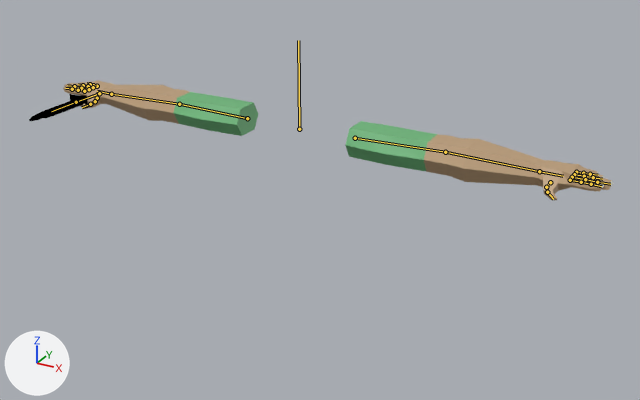
A saved change to the Blender file player/player Anims Knife.blend.
Camera for both pictures: a 50 mm camera at (1.371, -2.357, 0.947) aimed at (0.075, 0.0, -0.232). Every picture has the same lights, and +X, +Y and +Z are marked at lower left. The bones that bend it are drawn over the model as lines.

Names of what the first picture shows: 'Human Arms Model', 'Knife Model'.
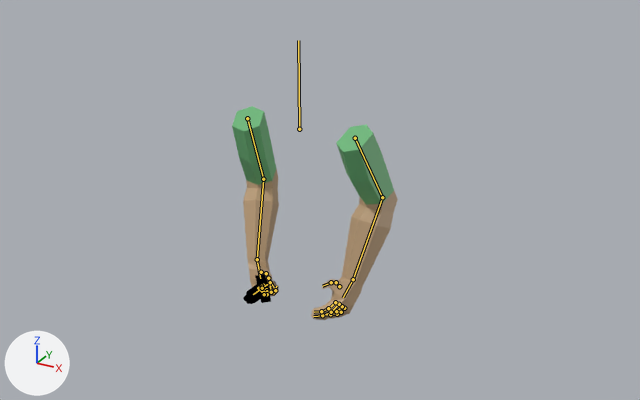
The newer file adds an action. The first version stands in its rest pose; the second is drawn at frame 25 of the action 'Knife Down'.

Location of each change, (x1, y1, x2, y2) in pixels of the pictures (640 x 400 px):
'Human Arms Model', posed (70% narrower, 78% taller): before (63, 80, 613, 200); after (232, 106, 398, 320)
'Knife Model', posed: before (29, 94, 88, 121); after (243, 274, 276, 304)
bone 'Pinky1.L', root to tip: before (576, 172) to (583, 173); after (344, 308) to (341, 312)
bone 'Pinky2.L', root to tip: before (583, 173) to (590, 174); after (341, 312) to (337, 314)
bone 'Pinky3.L', root to tip: before (590, 174) to (598, 175); after (337, 314) to (331, 314)
bone 'Ring1.L', root to tip: before (574, 174) to (584, 176); after (342, 306) to (336, 311)
bone 'Ring2.L', root to tip: before (584, 176) to (593, 177); after (336, 311) to (330, 314)
bone 'Ring3.L', root to tip: before (593, 177) to (602, 179); after (330, 314) to (324, 315)
bone 'Middle1.L', root to tip: before (572, 177) to (585, 179); after (339, 304) to (331, 312)
bone 'Middle2.L', root to tip: before (585, 179) to (597, 182); after (331, 312) to (322, 315)
bone 'Middle3.L', root to tip: before (597, 182) to (610, 184); after (322, 315) to (313, 316)
bone 'Index1.L', root to tip: before (570, 180) to (581, 182); after (335, 302) to (328, 308)
bone 'Index2.L', root to tip: before (581, 182) to (591, 184); after (328, 308) to (321, 311)
bone 'Index3.L', root to tip: before (591, 184) to (601, 186); after (321, 311) to (314, 312)
bone 'Pinky1.R', root to tip: before (97, 86) to (93, 85); after (263, 285) to (266, 289)
bone 'Pinky2.R', root to tip: before (93, 85) to (90, 84); after (266, 289) to (271, 291)
bone 'Pinky3.R', root to tip: before (90, 84) to (86, 83); after (271, 291) to (276, 290)
bone 'Ring1.R', root to tip: before (93, 87) to (88, 86); after (261, 286) to (267, 291)
bone 'Ring2.R', root to tip: before (88, 86) to (83, 85); after (267, 291) to (273, 292)
bone 'Ring3.R', root to tip: before (83, 85) to (78, 84); after (273, 292) to (276, 286)
bone 'Middle1.R', root to tip: before (89, 89) to (81, 88); after (259, 287) to (267, 294)
bone 'Middle2.R', root to tip: before (81, 88) to (74, 86); after (267, 294) to (275, 290)
bone 'Middle3.R', root to tip: before (74, 86) to (67, 85); after (275, 290) to (270, 281)
bone 'Index1.R', root to tip: before (84, 91) to (78, 90); after (258, 288) to (264, 294)
bone 'Index2.R', root to tip: before (78, 90) to (72, 89); after (264, 294) to (271, 292)
bone 'Index3.R', root to tip: before (72, 89) to (65, 88); after (271, 292) to (269, 283)
bone 'Thumb1.R', root to tip: before (97, 98) to (95, 101); after (261, 272) to (266, 273)

What the commit changed:
Bone 'Pinky1.L' (bone_pinky1_l) moves from (0.0, 0.0, 0.0) to (0.002, 0.0, 0.0).
Bone 'Pinky1.L' (bone_pinky1_l) turns from (0, 0, 0) to (0, 0, -20) degrees about its own x, y and z.
Bone 'Pinky2.L' (bone_pinky2_l) moves from (0.0, 0.0, 0.0) to (-0.001, 0.0, 0.0).
Bone 'Pinky2.L' (bone_pinky2_l) turns from (0, 0, 0) to (0, 0, -20) degrees about its own x, y and z.
Bone 'Pinky3.L' (bone_pinky3_l) moves from (0.0, 0.0, 0.0) to (-0.004, 0.0, 0.0).
Bone 'Pinky3.L' (bone_pinky3_l) turns from (0, 0, 0) to (0, 0, -20) degrees about its own x, y and z.
Bone 'Ring1.L' (bone_ring1_l) turns from (0, 0, 0) to (0, 0, -20) degrees about its own x, y and z.
Bone 'Ring2.L' (bone_ring2_l) turns from (0, 0, 0) to (0, 0, -20) degrees about its own x, y and z.
Bone 'Ring3.L' (bone_ring3_l) moves from (0.0, 0.0, 0.0) to (-0.001, 0.0, 0.0).
Bone 'Ring3.L' (bone_ring3_l) turns from (0, 0, 0) to (0, 0, -20) degrees about its own x, y and z.
Bone 'Middle1.L' (bone_middle1_l) turns from (0, 0, 0) to (0, 0, -20) degrees about its own x, y and z.
Bone 'Middle2.L' (bone_middle2_l) moves from (0.0, 0.0, 0.0) to (0.003, 0.0, 0.0).
Bone 'Middle2.L' (bone_middle2_l) turns from (0, 0, 0) to (0, 0, -20) degrees about its own x, y and z.
Bone 'Middle3.L' (bone_middle3_l) moves from (0.0, 0.0, 0.0) to (0.005, 0.0, 0.0).
Bone 'Middle3.L' (bone_middle3_l) turns from (0, 0, 0) to (0, 0, -20) degrees about its own x, y and z.
Bone 'Index1.L' (bone_index1_l) turns from (0, 0, 0) to (0, 0, -20) degrees about its own x, y and z.
Bone 'Index2.L' (bone_index2_l) moves from (0.0, 0.0, 0.0) to (0.001, 0.0, 0.0).
Bone 'Index2.L' (bone_index2_l) turns from (0, 0, 0) to (0, 0, -20) degrees about its own x, y and z.
Bone 'Index3.L' (bone_index3_l) moves from (0.0, 0.0, 0.0) to (0.002, 0.0, 0.0).
Bone 'Index3.L' (bone_index3_l) turns from (0, 0, 0) to (0, 0, -20) degrees about its own x, y and z.
Bone 'Pinky1.R' (bone_pinky1_r) moves from (0.0, 0.0, 0.0) to (-0.002, -0.001, 0.0).
Bone 'Pinky1.R' (bone_pinky1_r) turns from (0, 0, 0) to (0, 0, 26) degrees about its own x, y and z.
Bone 'Pinky2.R' (bone_pinky2_r) turns from (0, 0, 0) to (0, 0, 26) degrees about its own x, y and z.
Bone 'Pinky3.R' (bone_pinky3_r) turns from (0, 0, 0) to (0, 0, 40) degrees about its own x, y and z.
Bone 'Ring1.R' (bone_ring1_r) turns from (0, 0, 0) to (0, 0, 35) degrees about its own x, y and z.
Bone 'Ring2.R' (bone_ring2_r) moves from (0.0, 0.0, 0.0) to (0.002, 0.001, 0.0).
Bone 'Ring2.R' (bone_ring2_r) turns from (0, 0, 0) to (0, 0, 35) degrees about its own x, y and z.
Bone 'Ring3.R' (bone_ring3_r) moves from (0.0, 0.0, 0.0) to (0.008, 0.004, 0.0).
Bone 'Ring3.R' (bone_ring3_r) turns from (0, 0, 0) to (0, 0, 73) degrees about its own x, y and z.
Bone 'Middle1.R' (bone_middle1_r) turns from (0, 0, 0) to (0, 0, 35) degrees about its own x, y and z.
Bone 'Middle2.R' (bone_middle2_r) moves from (0.0, 0.0, 0.0) to (-0.003, -0.001, 0.0).
Bone 'Middle2.R' (bone_middle2_r) turns from (0, 0, 0) to (0, 0, 71) degrees about its own x, y and z.
Bone 'Middle3.R' (bone_middle3_r) moves from (0.0, 0.0, 0.0) to (-0.011, -0.003, 0.0).
Bone 'Middle3.R' (bone_middle3_r) turns from (0, 0, 0) to (0, 0, 90) degrees about its own x, y and z.
Bone 'Index1.R' (bone_index1_r) moves from (0.0, 0.0, 0.0) to (-0.001, 0.0, 0.0).
Bone 'Index1.R' (bone_index1_r) turns from (0, 0, 0) to (0, 0, 30) degrees about its own x, y and z.
Bone 'Index2.R' (bone_index2_r) turns from (0, 0, 0) to (0, 0, 72) degrees about its own x, y and z.
Bone 'Index3.R' (bone_index3_r) moves from (0.0, 0.0, 0.0) to (0.0, 0.001, 0.0).
Bone 'Index3.R' (bone_index3_r) turns from (0, 0, 0) to (0, 0, 78) degrees about its own x, y and z.
Bone 'Thumb1.R' (bone_thumb1_r) turns from (0, 0, 0) to (-37, 0, 41) degrees about its own x, y and z.
Bone 'IK Arm Pole.L' (bone_ik_arm_pole_l) moves from (0.0, 0.0, 0.0) to (0.237, -0.005, -0.226).
Bone 'IK Arm Target.L' (bone_ik_arm_target_l) moves from (0.0, 0.0, 0.0) to (0.504, -0.585, -0.001).
Bone 'IK Arm Target.L' (bone_ik_arm_target_l) turns from (0, 0, 0) to (107, 51, 4) degrees about its own x, y and z.
Bone 'IK Arm Pole.R' (bone_ik_arm_pole_r) moves from (0.0, 0.0, 0.0) to (-0.237, -0.003, -0.208).
Bone 'IK Arm Target.R' (bone_ik_arm_target_r) moves from (0.0, 0.0, 0.0) to (-0.502, -0.629, 0.035).
Bone 'IK Arm Target.R' (bone_ik_arm_target_r) turns from (0, 0, 0) to (83, -77, 28) degrees about its own x, y and z.
